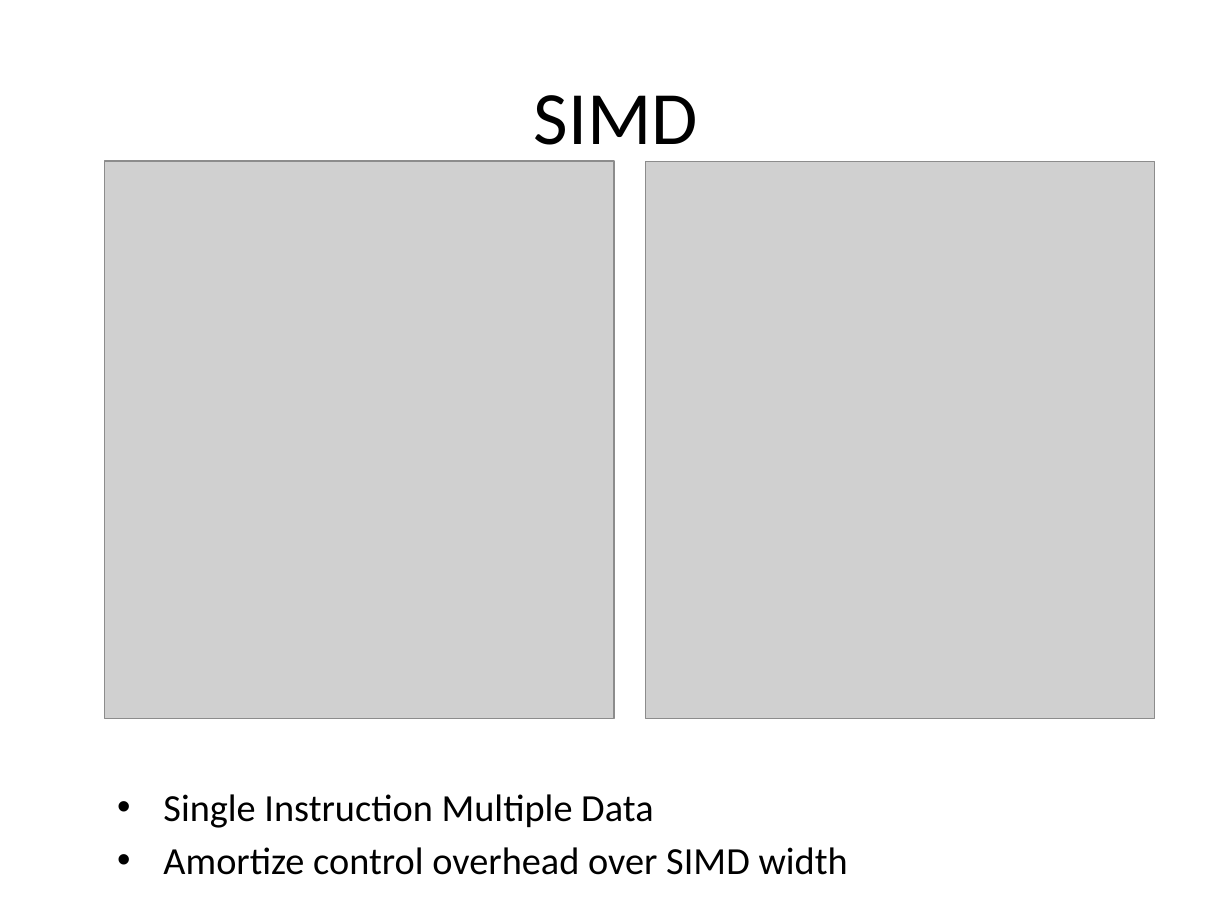
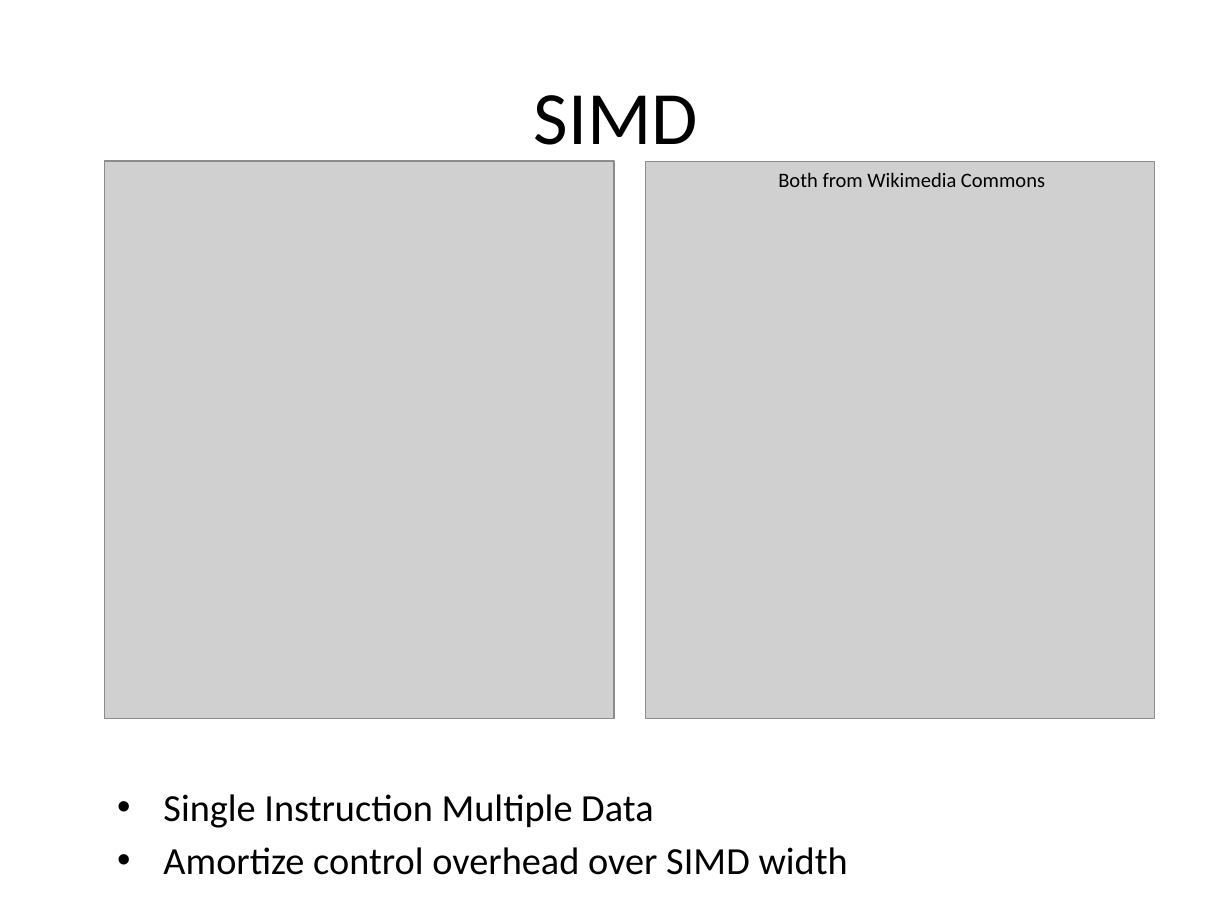
Before and after one commit to sellitforcache/cuda_tut, a slide deck: slide 4 of cuda_tut.pptx. Drawn at 1232x924 pixels with LibreOffice and Linux fonts; fonts in the diff are those of the drawing; grey boxes stand for pictures. Boxes give left, top, right and bottom in pixels: in the first picture for what was removed or moved away, otherwise in the second. Text is boxed around its words. In the diff, an @@ line names an element or a change of style, - is before the commit and + after.

```diff
--- a/cuda_tut.pptx
+++ b/cuda_tut.pptx
@@ text added at bbox=[778, 172, 1045, 187], 12 pt, text #000000 @@
+Both from Wikimedia Commons
```
Also in this commit, not shown: 4 other slides changed, 1 slide added, 1 slide removed.
